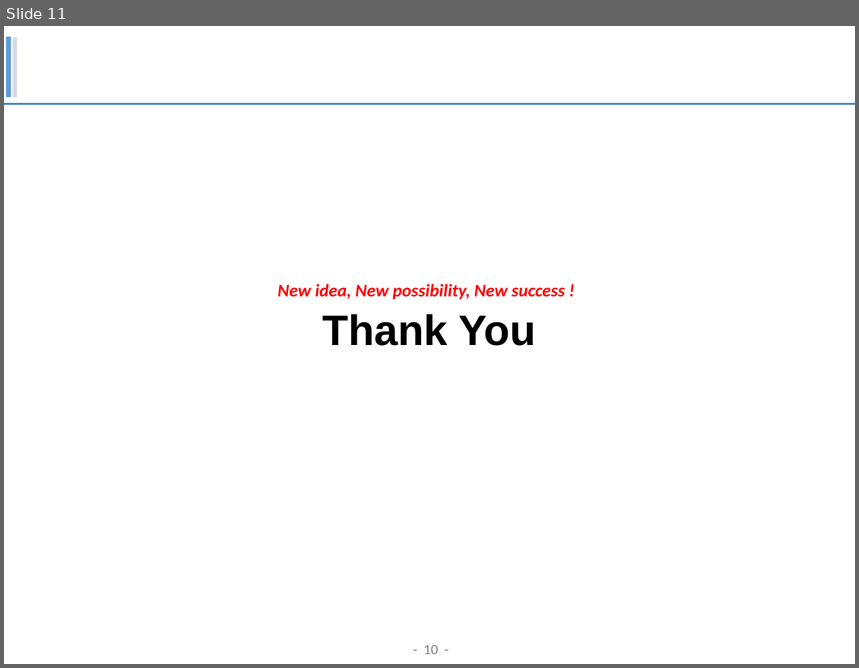
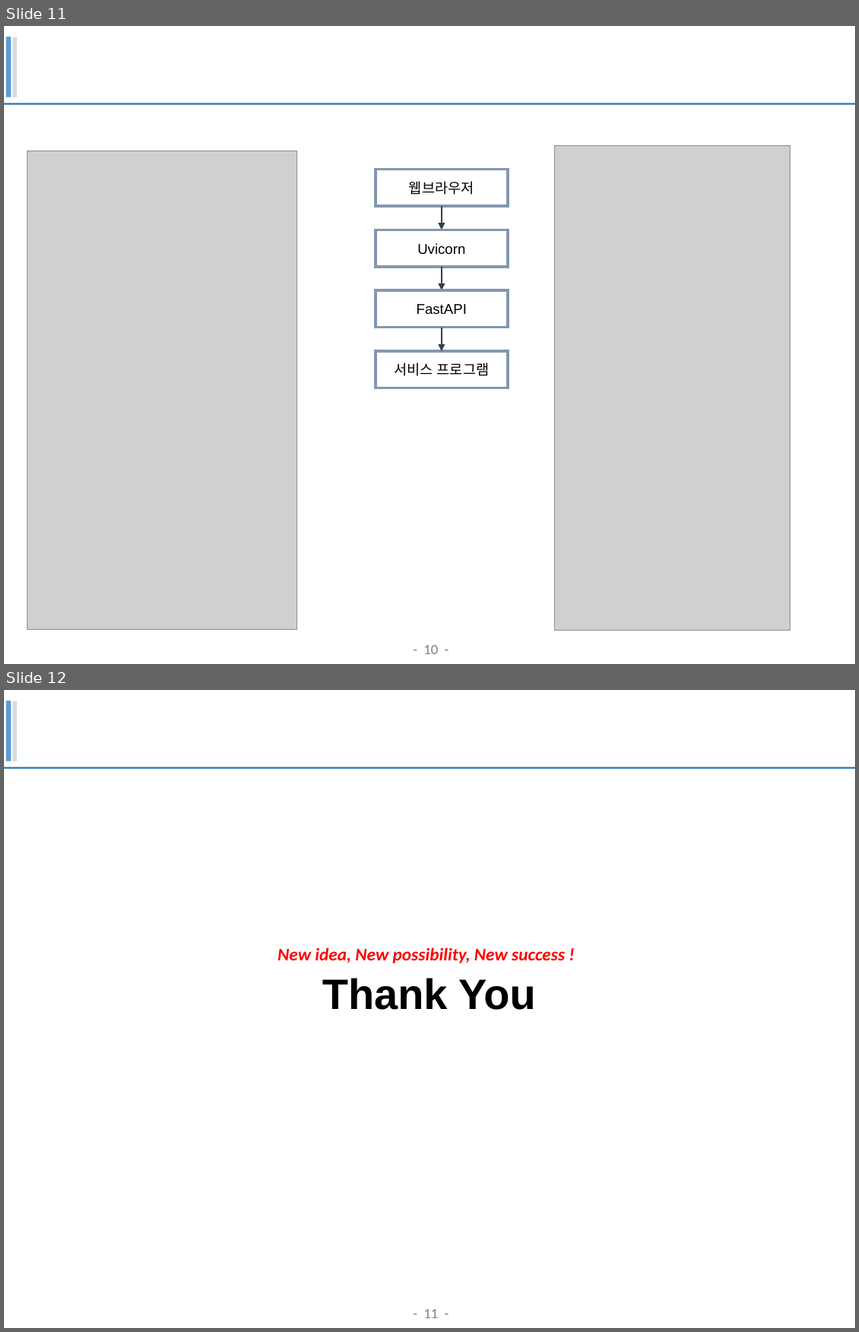
Before and after one commit to taekmu/medals, a slide deck: contents/Render.pptx. Shown one above the other, each under a label of ours: slide 11 before the commit, slides 11 and 12 after it. The pictures are 859x668 and 859x1332 pixels, drawn with LibreOffice and Linux fonts; fonts in the diff are those of the drawing; grey boxes stand for pictures; background and template pictures are left out. Boxes give left, top, right and bottom in pixels: in the first picture for what was removed or moved away, otherwise in the second. Text is boxed around its words. In the diff, an @@ line names an element or a change of style, - is before the commit and + after.

```diff
--- a/contents/Render.pptx
+++ b/contents/Render.pptx
@@ slide 11 added at [4,26,855,664], background #FFFFFF; not listed: 4 template elements that a slide beside it also shows @@
@@ picture added at [27,151,297,630] @@
@@ picture added at [555,146,791,631] @@
@@ rectangle added at [376,169,508,205], outline #8497B0 2.25 pt, 12 pt, text #000000 @@
+웹브라우저
@@ arrow added from (442, 206) to (442, 230), #333F50 1.5 pt @@
@@ rectangle added at [376,230,508,267], outline #8497B0 2.25 pt, 12 pt, text #000000 @@
+Uvicorn
@@ arrow added from (442, 267) to (442, 290), #333F50 1.5 pt @@
@@ rectangle added at [376,290,508,327], outline #8497B0 2.25 pt, 12 pt, text #000000 @@
+FastAPI
@@ arrow added from (442, 327) to (442, 351), #333F50 1.5 pt @@
@@ rectangle added at [376,351,508,388], outline #8497B0 2.25 pt, 12 pt, text #000000 @@
+서비스 프로그램
@@ what was slide 11 is now slide 12 @@
@@ page number at [424,1309,438,1319]: text changed @@
-- 10 -
+- 11 -
```
Also in this commit, not shown: 4 other files.
